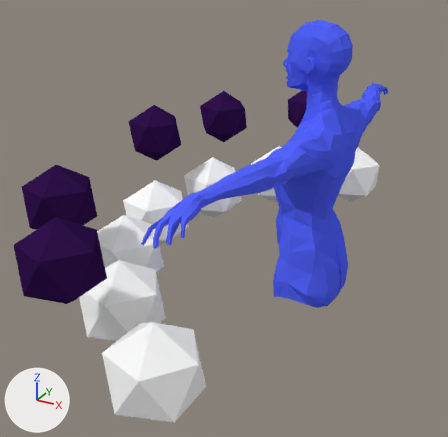
A saved change to the Blender file Armature/Chordata_Armature_sendOsc.blend.
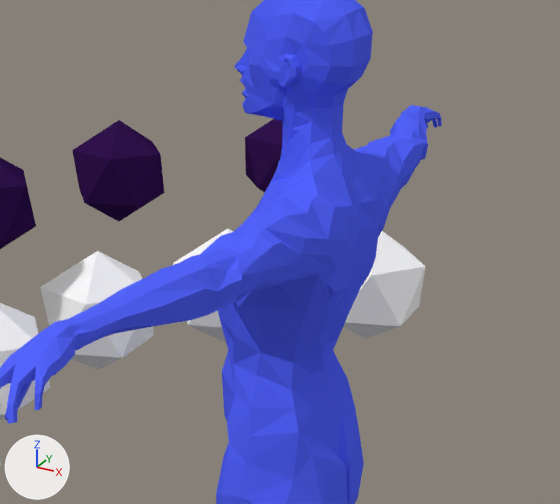
Each version is shown whole from a 50 mm camera at (3.54, -9.71, 3.08) aimed at (-1.41, -0.73, -1.42), then close up on the part from 36% to 100% of the width and 7% to 65% of the height. The lights are fixed; the arrows at lower left show +X, +Y and +Z.
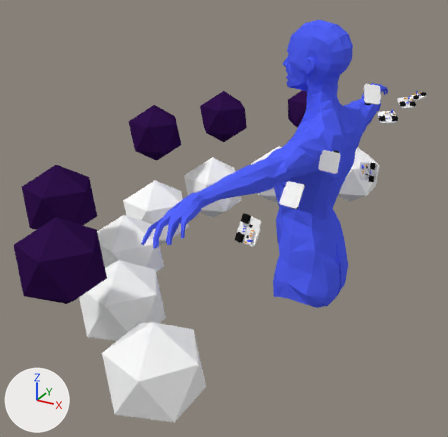
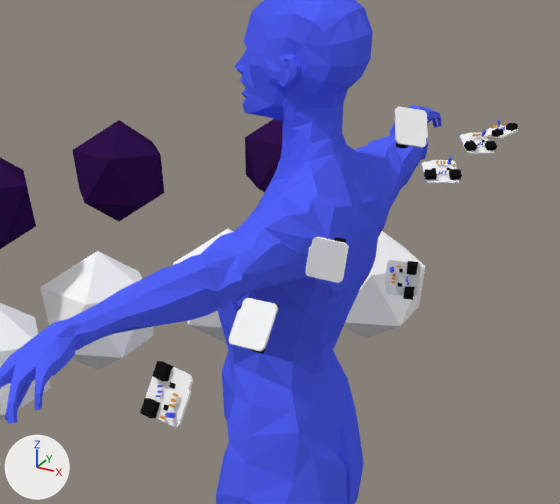
Boxes [x1, y1, x2, y2] around the edits, measured in the close-ups (560 x 504 px):
'l-hand', shown
    after: [140, 361, 193, 428]
'l-arm', shown
    after: [228, 298, 279, 354]
'l-forarm', shown
    after: [305, 237, 349, 283]
'head', shown
    after: [395, 106, 428, 149]
'base', shown
    after: [385, 259, 421, 300]
'r-forarm', shown
    after: [421, 157, 462, 184]
'r-arm', shown
    after: [459, 130, 497, 154]
'r-hand', shown
    after: [486, 120, 518, 138]

The edits, one by one:
Object 'head' (ob_head) is now shown.
Object 'head' (ob_head) turns from (-59, -173, 37) to (-54, -169, 41) degrees about x, y and z.
Object 'base' (ob_base) is now shown.
Object 'base' (ob_base) turns from (105, 8.8, 11) to (97, 1.4, 15) degrees about x, y and z.
Object 'r-hand' (ob_r_hand) is now shown.
Object 'r-hand' (ob_r_hand) turns from (-68, 5.4, 35) to (8.3, -0.5, -26) degrees about x, y and z.
Object 'r-forarm' (ob_r_forarm) is now shown.
Object 'r-forarm' (ob_r_forarm) turns from (-82, 0.3, -7.2) to (-0.6, 32, -58) degrees about x, y and z.
Object 'r-arm' (ob_r_arm) is now shown.
Object 'r-arm' (ob_r_arm) turns from (-107, 11, -30) to (-3.5, 33, -47) degrees about x, y and z.
Object 'l-arm' (ob_l_arm) is now shown.
Object 'l-arm' (ob_l_arm) turns from (-121, -2.1, -2.9) to (-122, -3.6, -14) degrees about x, y and z.
Object 'l-hand' (ob_l_hand) is now shown.
Object 'l-hand' (ob_l_hand) turns from (-66, -8.9, -149) to (-70, -5.8, 166) degrees about x, y and z.
Object 'l-forarm' (ob_l_forarm) is now shown.
Object 'l-forarm' (ob_l_forarm) turns from (-85, 8, 37) to (-83, 6.2, 7.8) degrees about x, y and z.
